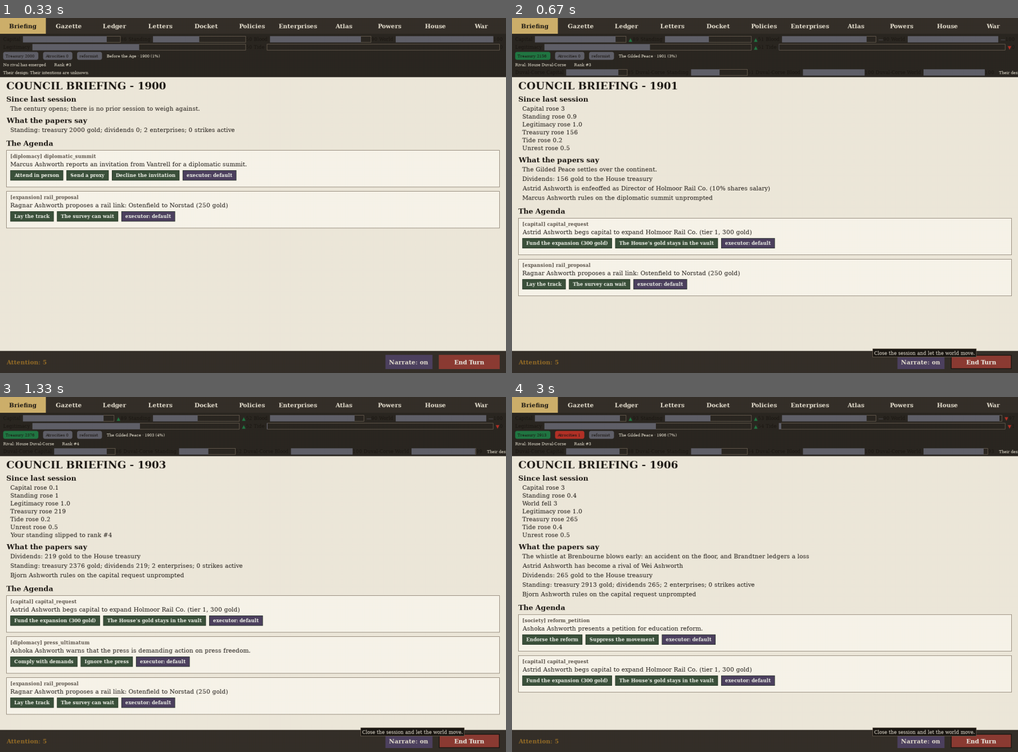
Above: before the commit, frames 1-4 (two rows, left to right).
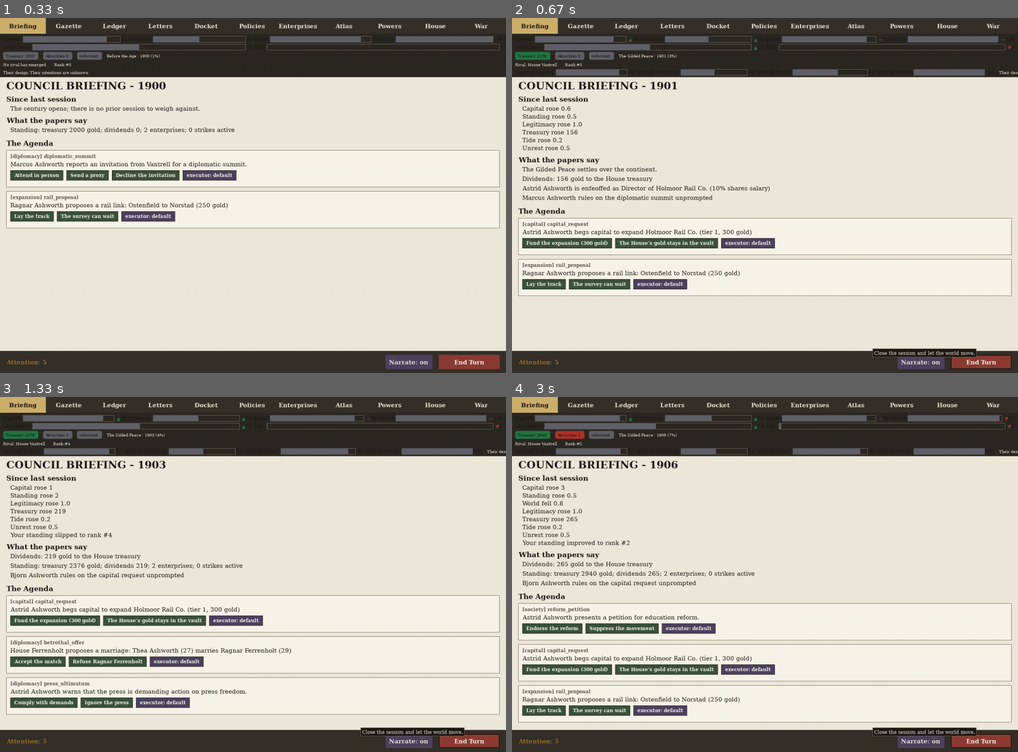
Above: after the commit, the same moments.

Repository: civersen222/Guilded-Age
Game: pygame game, started from gilded/__main__.py
Two runs of this game, one before a commit and one after it. Both use one fixed random seed, a clock stepped at 60 frames per second and the inputs below.
Inputs (mouse positions are in pixels of both pictures, inside the frame that each line leads up to):
- Up to frame 1 (0.33 s): no input
- Up to frame 2 (0.67 s): click "End Turn" at 0.38 s
- Up to frame 3 (1.33 s): click "Enterprises" at 0.72 s; click "End Turn" at 1.05 s
- Up to frame 4 (3 s): click "Enterprises" at 1.38 s; click "End Turn" at 1.72 s; click (739, 666) at 2.05 s; click "End Turn" at 2.88 s

Frame 1 is identical in both runs. In frame 2, 0.3% of the frame differs, in the area x 5-82%, y 5-29%; in frame 3, 2.1%; in frame 4, 11%, in the area x 1-99%, y 5-92%.

Commit message:
Restore the person-naming betrothal offer lost in 4c4bc39

Diff:
--- a/gilded/docket.py
+++ b/gilded/docket.py
@@ -262,8 +262,9 @@
 
 
 def _gen_betrothal_offer(game, house_name, realm, rng) -> Optional[Petition]:
-    """Another House proposes a match, with the usual merger terms."""
-    if rng.random() >= BETROTHAL_CHANCE:
+    """Another House proposes a match, naming the two people who would wed."""
+    sub = random.Random(_gen_seed(game, "betrothal_offer", house_name))
+    if sub.random() >= BETROTHAL_CHANCE:
         return None
     house = game.houses[house_name]
     suitors = [n for n in game.houses
@@ -272,28 +273,57 @@
                and house.relations.get(n, 0) > -50]
     if not suitors:
         return None
-    other = rng.choice(sorted(suitors))
+    other = sub.choice(sorted(suitors))
+
+    # Name the proposed pair for the petition text using a sub-stream
+    other_realm = game.realms.get(other)
+    if other_realm is None:
+        return None
+    our_candidates = game.marriages._eligible(realm)
+    their_candidates = game.marriages._eligible(other_realm)
+    if not our_candidates or not their_candidates:
+        return None
+
+    sub = random.Random(_gen_seed(game, "betrothal_offer", house_name))
+    our_pick = sub.choice(our_candidates)
+    want_gender = "Female" if our_pick.gender == "Male" else "Male"
+    their_opposite = [c for c in their_candidates if c.gender == want_gender]
+    if their_opposite:
+        their_pick = sub.choice(their_opposite)
+    else:
+        their_pick = sub.choice(their_candidates)
+
+    actors = {
+        "other_house": other,
+        "our_person": our_pick,
+        "their_person": their_pick,
+    }
 
     def _accept(ctx) -> List[str]:
-        msg = ctx.game.marriages.arrange_match_between(
-            ctx.house, other, ctx.game.realms, ctx.game.houses,
+        our_person = actors["our_person"]
+        their_person = actors["their_person"]
+        msg = ctx.game.marriages.wed_match(
+            ctx.house, other, our_person, their_person,
+            ctx.game.realms, ctx.game.houses,
             _ents_by_house(ctx.game), ctx.rng)
-        return [msg] if msg else [f"The match with {other} falls through at the altar"]
+        if msg is None:
+            return [f"The match with {other} falls through at the altar"]
+        return [msg]
 
     def _decline(ctx) -> List[str]:
         a, b = ctx.game.houses[ctx.house], ctx.game.houses[other]
         a.relations[other] = a.relations.get(other, 0) - int(5 * ctx.scale)
         b.relations[ctx.house] = b.relations.get(ctx.house, 0) - int(5 * ctx.scale)
-        return [f"{other}'s envoy is sent home without a bride"]
+        return [f"{other}'s envoy is sent home; {actors['their_person'].name} is refused"]
 
     return Petition(
         pid=_next_pid(game), kind="betrothal_offer", domain="diplomacy",
         house=house_name,
-        text=f"House {other} proposes a marriage between the houses",
-        actors={"other_house": other},
+        text=f"House {other} proposes a marriage: {actors['our_person'].name} ({actors['our_person'].age}) marries {actors['their_person'].name} ({actors['their_person'].age})",
+        actors=actors,
         options=[
             PetitionOption("accept", "Accept the match", -30, _accept),
-            PetitionOption("decline", "Decline politely", 30, _decline),
+            PetitionOption("decline", f"Refuse {actors['their_person'].name}", 30, _decline),
         ])
 
 
